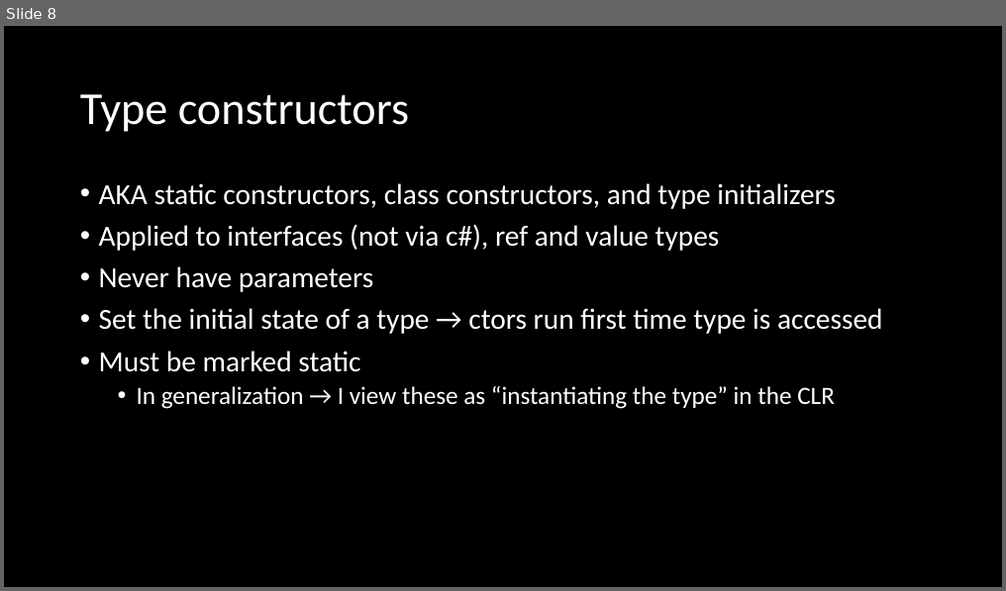
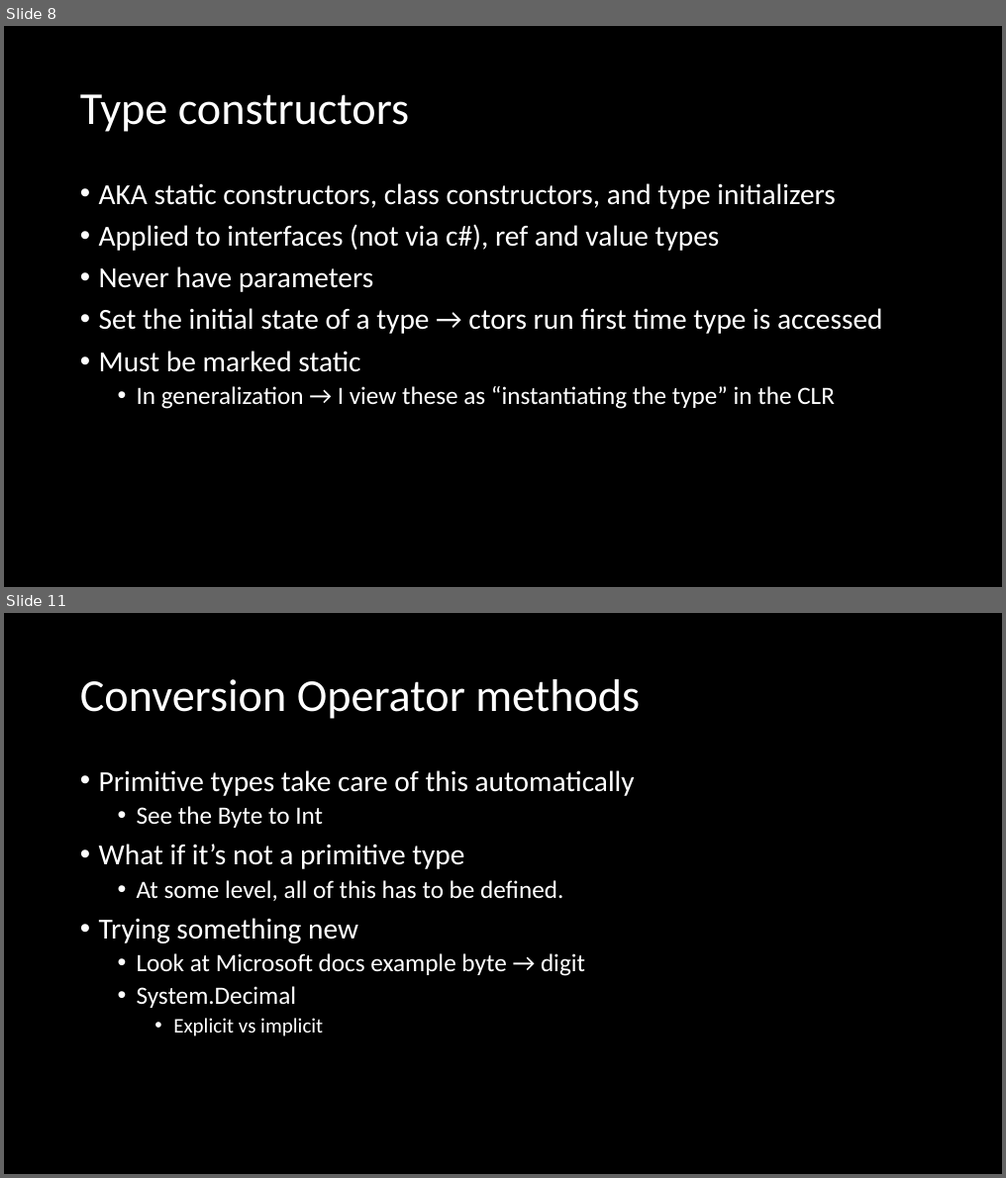
Before and after one commit to microsoft/Flash_University, a slide deck: CLR_via_CSharp/Chapter8/Methods.pptx. Shown one above the other, each under a label of ours: slide 8 before the commit, slides 8 and 11 after it; the slides between them are not shown. The pictures are 1006x591 and 1006x1178 pixels, drawn with LibreOffice and Linux fonts; fonts in the diff are those of the drawing. Boxes give left, top, right and bottom in pixels: in the first picture for what was removed or moved away, otherwise in the second. Text is boxed around its words. In the diff, an @@ line names an element or a change of style, - is before the commit and + after.

```diff
--- a/CLR_via_CSharp/Chapter8/Methods.pptx
+++ b/CLR_via_CSharp/Chapter8/Methods.pptx
@@ slide 11 added at (4,613,1002,1174), background #000000 @@
@@ title added at (80,679,640,719), 44 pt, text #FFFFFF @@
+Conversion Operator methods
@@ text added at (99,770,635,1037), 24 pt, text #FFFFFF @@
+• Primitive types take care of this automatically
+  • See the Byte to Int
+• What if it’s not a primitive type
+  • At some level, all of this has to be defined.
+• Trying something new
+  • Look at Microsoft docs example byte → digit
+  • System.Decimal
+    • Explicit vs implicit
```
Also in this commit, not shown: 1 slide changed, 3 other slides added, 9 other files.
